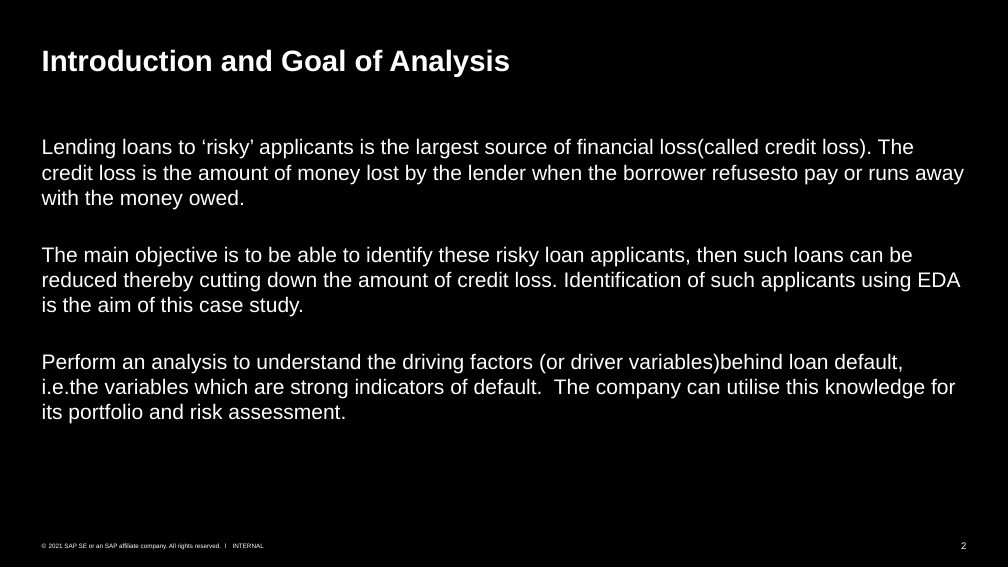
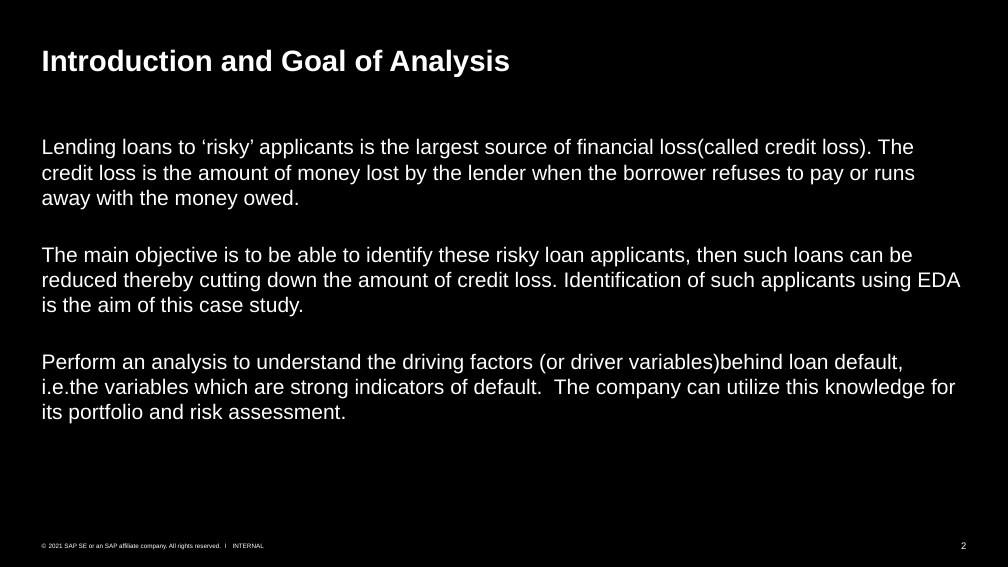
Before and after one commit to Monika1244/Lending_Club_Case_Study, a slide deck: slide 2 of Lending_Club_Case_Study.pptx. Drawn at 1008x567 pixels with LibreOffice and Linux fonts; fonts in the diff are those of the drawing. Boxes give left, top, right and bottom in pixels: in the first picture for what was removed or moved away, otherwise in the second. Text is boxed around its words. In the diff, an @@ line names an element or a change of style, - is before the commit and + after.

```diff
--- a/Lending_Club_Case_Study.pptx
+++ b/Lending_Club_Case_Study.pptx
@@ text at (x1=42, y1=138, x2=915, y2=209): spaces changed @@
-Lending loans to ‘risky’ applicants is the largest source of financial loss(called credit loss). The credit loss is the amount of money lost by the lender when the borrower refusesto pay or runs away with the money owed.
+Lending loans to ‘risky’ applicants is the largest source of financial loss(called credit loss). The credit loss is the amount of money lost by the lender when the borrower refuses to pay or runs away with the money owed.
@@ text at (x1=42, y1=353, x2=956, y2=424): text changed @@
-Perform an analysis to understand the driving factors (or driver variables)behind loan default, i.e.the variables which are strong indicators of default. The company can utilise this knowledge for its portfolio and risk assessment.
+Perform an analysis to understand the driving factors (or driver variables)behind loan default, i.e.the variables which are strong indicators of default. The company can utilize this knowledge for its portfolio and risk assessment.
```
Also in this commit, not shown: 19 other slides changed, 2 slides removed.
